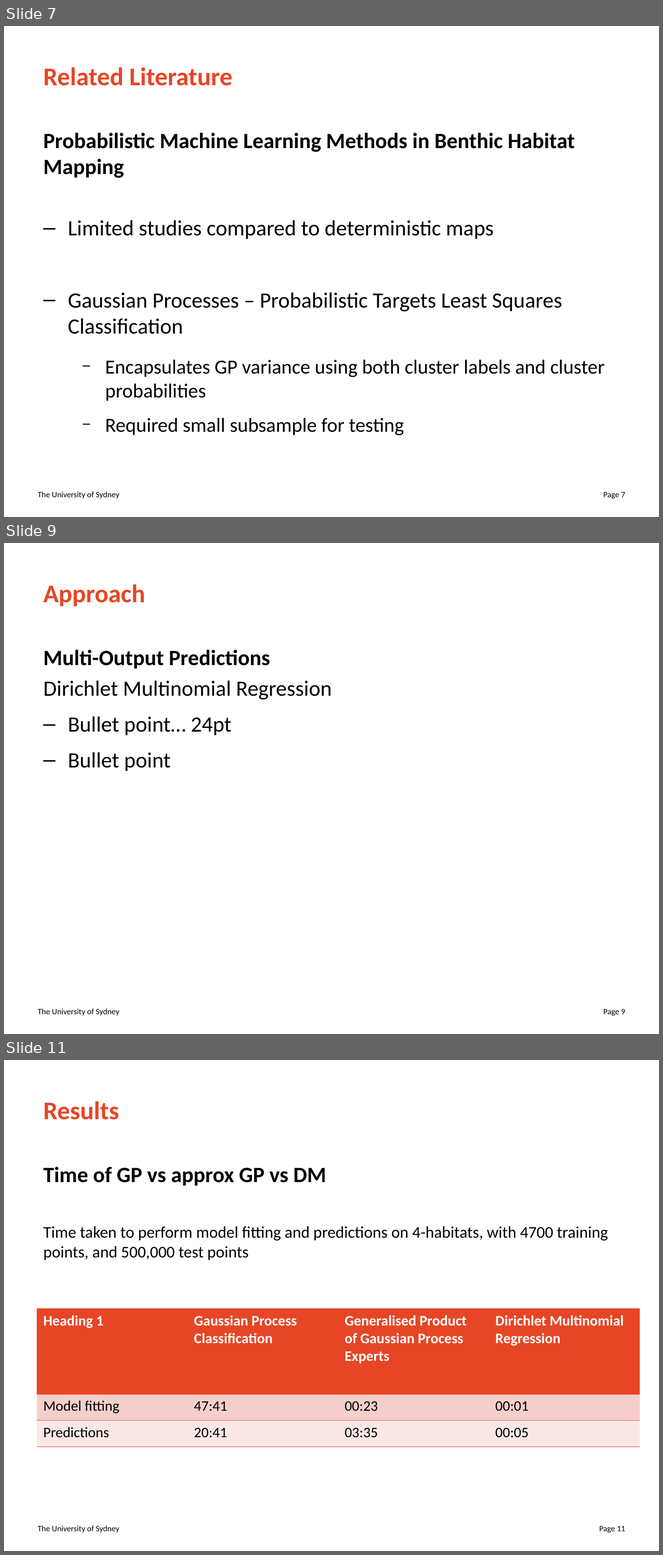
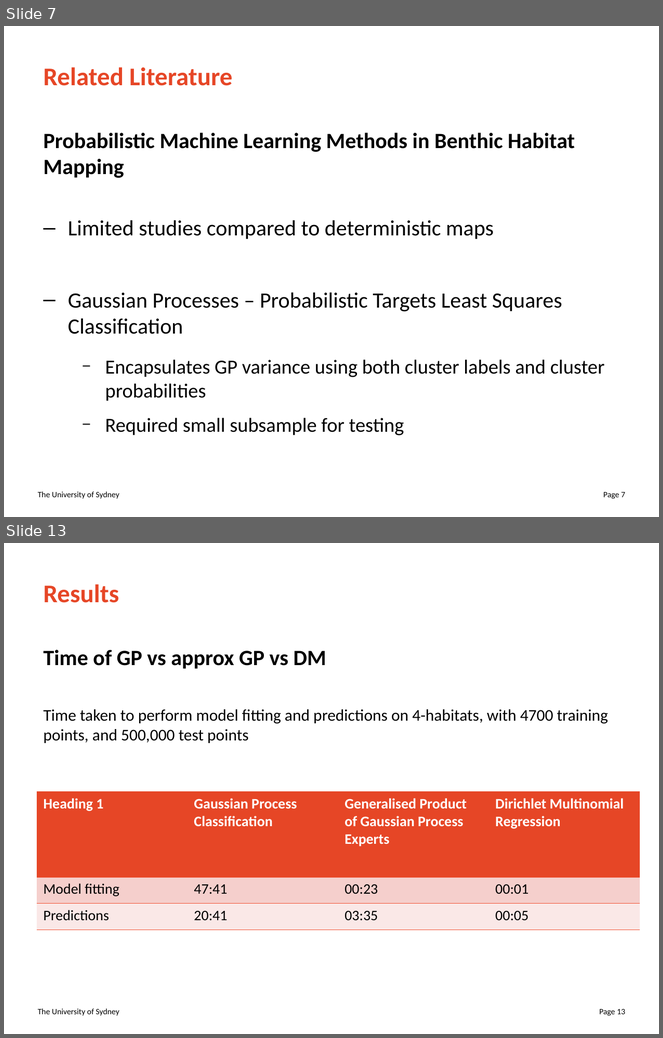
Before and after one commit to juicetin/honours, a slide deck: prez/honours_prez.odp. Shown one above the other, each under a label of ours: slides 7, 9 and 11 before the commit, slides 7 and 13 after it; the slides between them are not shown. The pictures are 663x1555 and 663x1038 pixels, drawn with LibreOffice and Linux fonts; fonts in the diff are those of the drawing. Boxes give left, top, right and bottom in pixels: in the first picture for what was removed or moved away, otherwise in the second. Text is boxed around its words. In the diff, an @@ line names an element or a change of style, - is before the commit and + after.

```diff
--- a/prez/honours_prez.odp
+++ b/prez/honours_prez.odp
@@ slide 9 removed at [4, 543, 659, 1034], background #FFFFFF; not listed: 2 template elements that a slide beside it also shows @@
@@ title removed at [44, 584, 145, 606] @@
-Approach
@@ text removed at [44, 650, 332, 771] @@
-Multi-Output Predictions
-Dirichlet Multinomial Regression
-– Bullet point… 24pt
-– Bullet point
@@ what was slide 11 is now slide 13 @@
@@ page number at [599, 1009, 625, 1016]: text changed @@
-Page 11
+Page 13
```
Also in this commit, not shown: 5 slides changed, 3 slides added, 1 other file.
